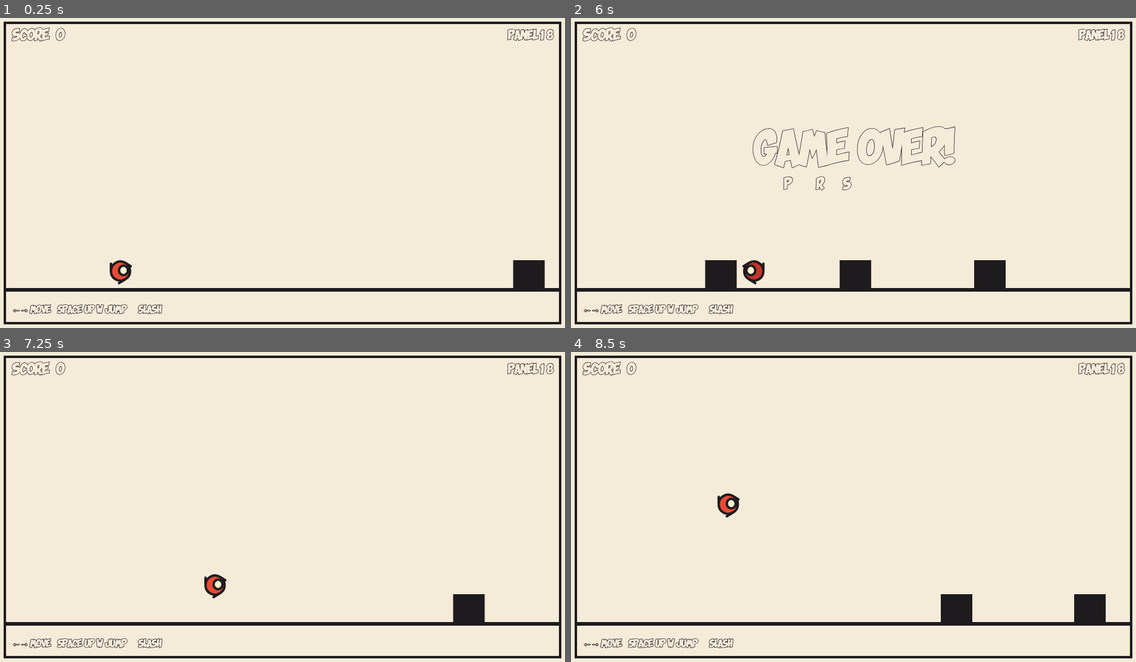
Above: before the commit, frames 1-4 (two rows, left to right).
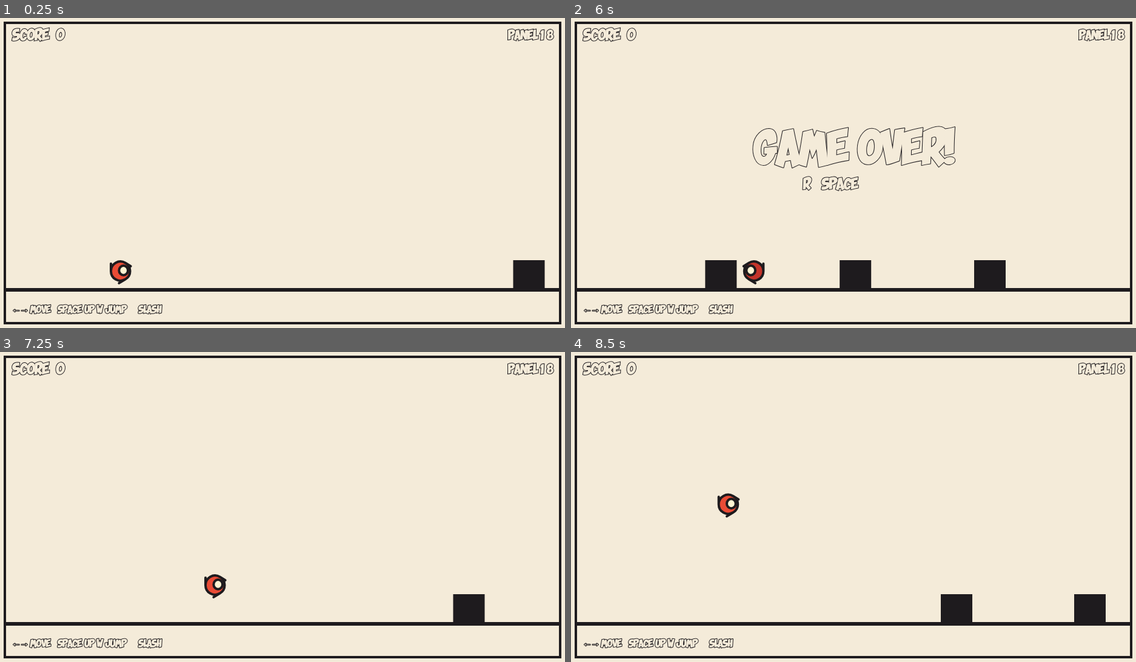
Above: after the commit, the same moments.

Repository: rfrondorf12/ai-girlies-jam-game
Game: browser game, page index.html
Same seed, same stepped clock (60 frames per second), same inputs: the game is played once before the commit and once after it.
Inputs:
- Up to frame 1 (0.25 s): no input
- Up to frame 2 (6 s): hold Right 1.03-1.53 s; tap Space every 0.5 s from 1.1 to 5.6 s; hold Down 1.58-1.85 s; hold Left 1.9-2.47 s; hold Up 2.52-2.82 s; hold Right 2.87-3.53 s; hold Up 3.58-3.82 s; hold Left 3.87-4.3 s; hold Down 4.35-4.68 s; hold Right 4.73-5.23 s; hold Down 5.28-5.55 s; hold Left from 5.6 s (still down)
- Up to frame 3 (7.25 s): tap Space at 6.1, 6.6, 7.1 s; release Left at 6.17 s; hold Up 6.22-6.52 s; hold Right 6.57-7.23 s
- Up to frame 4 (8.5 s): hold Up 7.28-7.52 s; hold Left 7.57-8 s; tap Space at 7.6, 8.1 s; hold Down 8.05-8.38 s; hold Right from 8.43 s (still down)

The runs differ from the first frame. In frame 1, 0.3% of the frame differs, in the area x 1-99%, y 2-96%; in frame 2, 0.8%; in frame 3, 0.3%; in frame 4, 0.3%.

Commit message:
m3-feel: slightly thicker text outline, shorter retry hint
Co-Authored-By: Claude Code <noreply@anthropic.com>

Diff:
--- a/tuning.js
+++ b/tuning.js
@@ -7,7 +7,7 @@
 export const GROUND_Y = 460;         // y of the ground line, measured from the top of the playfield
 export const GROUND_THICKNESS = 6;   // thickness of the ink ground line
 export const OUTLINE_WIDTH = 4;      // chunky ink outline weight for shapes and player
-export const TEXT_OUTLINE_WIDTH = 1.5; // much thinner ink outline so comic lettering stays readable
+export const TEXT_OUTLINE_WIDTH = 2.0; // ink outline for lettering: thick enough to read, thin enough to avoid overlap
 export const MAX_DT = 1 / 30;        // longest step we simulate, so a stalled tab can't teleport the player
 
 // --- Player ---
@@ -54,12 +54,12 @@
 export const PANEL_CLEAR_FONT_SIZE = 56;   // "PANEL N CLEARED!" text size
 export const VICTORY_FONT_SIZE = 72;   // victory banner text size
 export const VICTORY_TEXT = 'VICTORY!'; // banner shown after clearing panel 8
-export const VICTORY_HINT = 'Press R or Space to play again'; // prompt under victory banner
+export const VICTORY_HINT = 'R / SPACE to play again'; // prompt under victory banner
 export const PANEL_FLASH_COLOR = '#FFF4D2'; // bright ink flash behind the panel during a clear
 
 // --- Game over ---
 export const GAME_OVER_TEXT = 'GAME OVER!';        // banner shown when a run ends
-export const RESTART_HINT = 'Press R or Space to retry'; // prompt printed under the banner
+export const RESTART_HINT = 'R / SPACE to retry';  // prompt printed under the banner
 export const GAME_OVER_BANNER_Y = 230;             // banner centre y in playfield units
 export const GAME_OVER_FONT_SIZE = 72;             // banner text size in playfield units
 export const GAME_OVER_HINT_SIZE = 24;             // restart hint text size in playfield units
